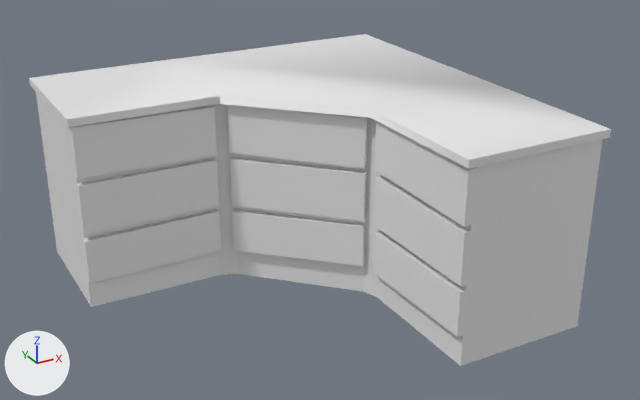
The FBX model Assets/Furniture/Cabinet6.fbx, before and after one commit.
Rendered twice from a 50 mm lens placed at (-6.47, -12.09, 7.15), pointed at (-0.31, -0.89, 1.55). Every picture has the same lights, and +X, +Y and +Z are marked at lower left.

Names of what the first picture shows: 'Cabinet6'.
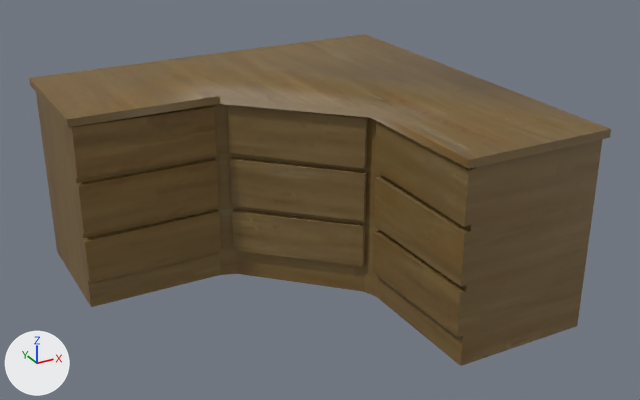
What differs and where, as boxes [x1, y1, x2, y2] in the pictures (640 x 400 px):
'Cabinet6', recoloured (grey to brown)
    both: [29, 34, 611, 366]

What the commit changed:
Picture 'wood_01.jpg' (img_wood_01_jpg) is new.
Material 'Material.001' (mat_material_001) is new.
Its texture is img_wood_01_jpg.
me_cube_001 has 460 vertices, 485 faces and spans x -3.84..2.58, y -3.91..2.53, z 0.0..3.16.
me_cube_001 now uses material mat_material_001 (picture img_wood_01_jpg).
